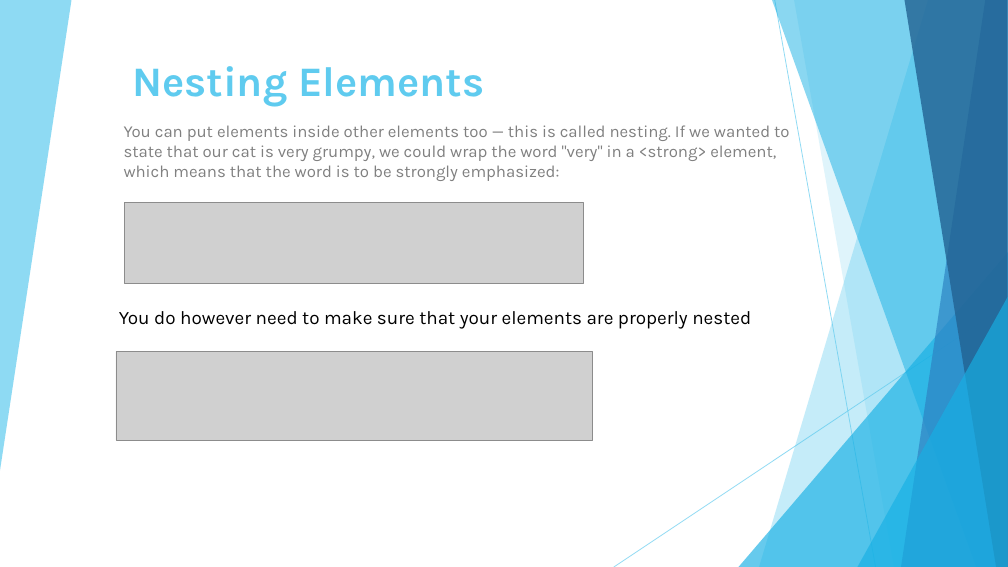
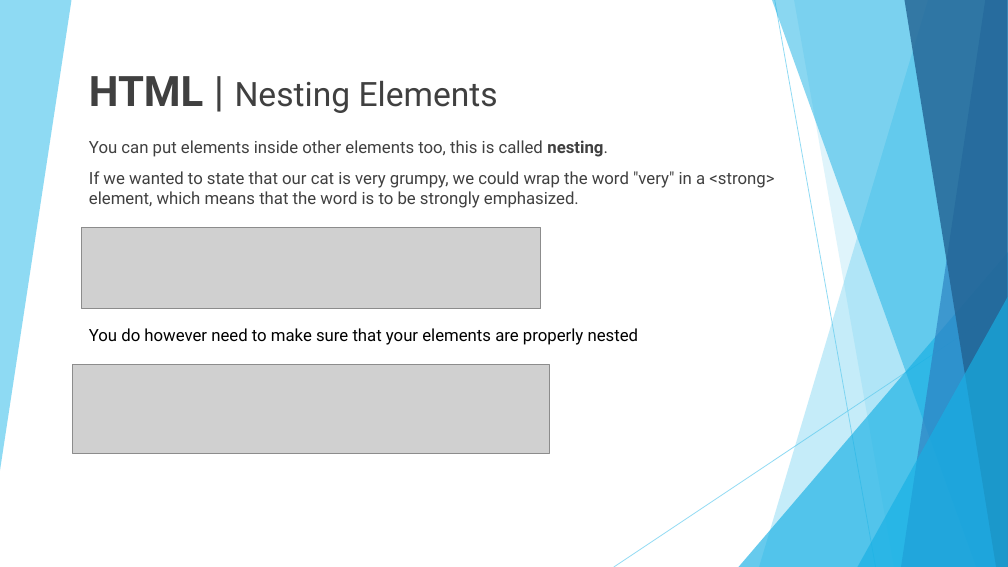
Before and after one commit to 01Primo/slides, a slide deck: slide 6 of 03_HTML.pptx (slide 5 before the commit). Drawn at 1008x567 pixels with LibreOffice and Linux fonts; fonts in the diff are those of the drawing; grey boxes stand for pictures. Boxes give left, top, right and bottom in pixels: in the first picture for what was removed or moved away, otherwise in the second. Text is boxed around its words. In the diff, an @@ line names an element or a change of style, - is before the commit and + after.

```diff
--- a/03_HTML.pptx
+++ b/03_HTML.pptx
@@ text at <box>89,76,498,113</box>: text changed; size 40 to 32 pt; font Karla to Roboto; text colour #5FCBEF to #404040; bold off @@
-Nesting Elements
+HTML | Nesting Elements
@@ subtitle at <box>89,140,774,208</box>: text changed; font Karla to Roboto; text colour #808080 to #404040 @@
-You can put elements inside other elements too — this is called nesting. If we wanted to state that our cat is very grumpy, we could wrap the word "very" in a <strong> element, which means that the word is to be strongly emphasized:
+You can put elements inside other elements too, this is called nesting.
+If we wanted to state that our cat is very grumpy, we could wrap the word "very" in a <strong> element, which means that the word is to be strongly emphasized.
@@ picture: place and size @@
-picture at <box>124,203,583,284</box>
+picture at <box>82,228,541,309</box>
@@ text "You do however need to ...": place and size @@
-text "You do however need to ..." at <box>119,311,751,329</box>
+text "You do however need to ..." at <box>89,328,639,345</box>
@@ text "You do however need to ..." at <box>89,328,639,345</box>: size 18 to 16 pt, font Karla to Roboto @@
@@ picture: place and size @@
-picture at <box>116,352,592,441</box>
+picture at <box>73,364,549,454</box>
```
Also in this commit, not shown: 6 other slides changed, 28 slides added, 8 slides removed, 5 other files.
